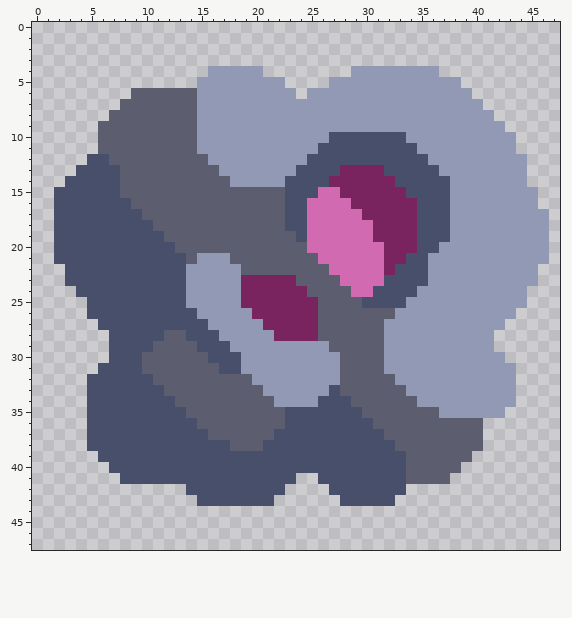
File history of a pixel-art sprite, sprites/blocks/environment/tech/metal-mesh-wall-meld1.png. The picture above was drawn from the file before the commit.
The file is 48x48 pixels.
Once edited:
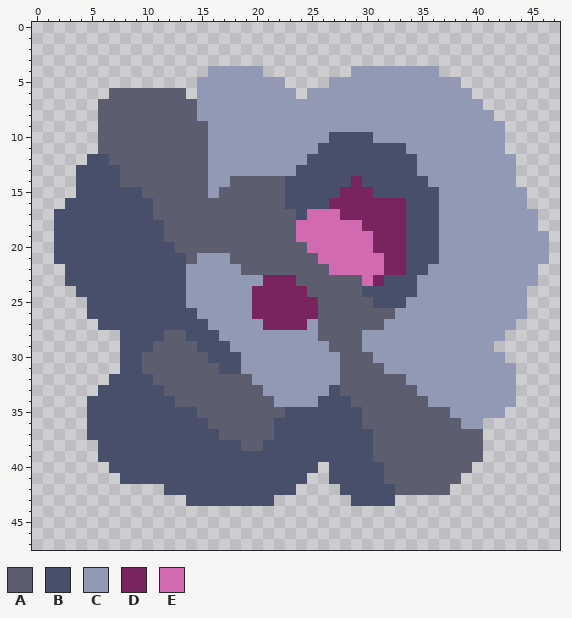
Palette (. is transparent): A #5c5e70  B #474f6b  C #9299b5  D #7a245f  E #d26ab1
From old to new:
@@ x 0..47 @@
  5 ...............CCCCCCCC....CCCCCCCCCCCC.........
- 6 .........AAAAAACCCCCCCCC.CCCCCCCCCCCCCCC........
- 7 ........AAAAAAACCCCCCCCCCCCCCCCCCCCCCCCCC.......
- 8 .......AAAAAAAACCCCCCCCCCCCCCCCCCCCCCCCCCC......
- 9 ......AAAAAAAAACCCCCCCCCCCCCCCCCCCCCCCCCCCC.....
-10 ......AAAAAAAAACCCCCCCCCCCCBBBBBBBCCCCCCCCCC....
-11 ......AAAAAAAAACCCCCCCCCCCBBBBBBBBBCCCCCCCCC....
-12 .....BBAAAAAAAAACCCCCCCCCBBBBBBBBBBBCCCCCCCCC...
-13 ....BBBBAAAAAAAAACCCCCCCBBBBDDDDBBBBBCCCCCCCC...
-14 ...BBBBBAAAAAAAAAACCCCCBBBBDDDDDDBBBBBCCCCCCC...
-15 ..BBBBBBAAAAAAAAAAAAAAABBBEEDDDDDDBBBBCCCCCCCC..
-16 ..BBBBBBBAAAAAAAAAAAAAABBEEEEDDDDDDBBBCCCCCCCC..
-17 ..BBBBBBBBAAAAAAAAAAAAABBEEEEEDDDDDBBBCCCCCCCCC.
-18 ..BBBBBBBBBAAAAAAAAAAAABBEEEEEEDDDDBBBCCCCCCCCC.
-19 ..BBBBBBBBBBAAAAAAAAAAAABEEEEEEDDDDBBBCCCCCCCCC.
-20 ..BBBBBBBBBBBAAAAAAAAAAAAEEEEEEEDDDBBCCCCCCCCCC.
-21 ..BBBBBBBBBBBBACCCAAAAAAAAEEEEEEDDBBCCCCCCCCCCC.
-22 ...BBBBBBBBBBBCCCCCAAAAAAAAEEEEEDBBBCCCCCCCCCC..
-23 ...BBBBBBBBBBBCCCCCDDDDDAAAAEEEEBBBBCCCCCCCCCC..
-24 ....BBBBBBBBBBCCCCCDDDDDDAAAAEEBBBBCCCCCCCCCC...
-25 .....BBBBBBBBBCCCCCDDDDDDDAAAABBBBCCCCCCCCCCC...
-26 .....BBBBBBBBBBCCCCCDDDDDDAAAAAAACCCCCCCCCCC....
-27 ......BBBBBBBBBBCCCCCDDDDDAAAAAACCCCCCCCCCC.....
-28 .......BBBBBAABBBCCCCCDDDDAAAAAACCCCCCCCCC......
-29 .......BBBBAAAABBBCCCCCCCCCAAAAACCCCCCCCCC......
-30 .......BBBAAAAAABBBCCCCCCCCCAAAACCCCCCCCCCC.....
-31 ......BBBBAAAAAAABBCCCCCCCCCAAAACCCCCCCCCCCC....
-32 .....BBBBBBAAAAAAAAACCCCCCCCAAAAACCCCCCCCCCC....
-33 .....BBBBBBBAAAAAAAAACCCCCCBAAAAAACCCCCCCCCC....
-34 .....BBBBBBBBAAAAAAAAACCCCBBBAAAAAACCCCCCCCC....
-35 .....BBBBBBBBBAAAAAAAAABBBBBBBAAAAAAACCCCCC.....
-36 .....BBBBBBBBBBAAAAAAAABBBBBBBBAAAAAAAAAA.......
-37 .....BBBBBBBBBBBAAAAAABBBBBBBBBBAAAAAAAAA.......
-38 .....BBBBBBBBBBBBBAAABBBBBBBBBBBBAAAAAAAA.......
-39 ......BBBBBBBBBBBBBBBBBBBBBBBBBBBBAAAAAA........
-40 .......BBBBBBBBBBBBBBBBBBBBBBBBBBBAAAAA.........
-41 ........BBBBBBBBBBBBBBBB..BBBBBBBBAAAA..........
-42 ..............BBBBBBBBB....BBBBBBB..............
-43 ...............BBBBBBB......BBBBB...............
+ 6 .......AAAAAAA.CCCCCCCCC.CCCCCCCCCCCCCCC........
+ 7 ......AAAAAAAAACCCCCCCCCCCCCCCCCCCCCCCCCC.......
+ 8 ......AAAAAAAAACCCCCCCCCCCCCCCCCCCCCCCCCCC......
+ 9 ......AAAAAAAAAACCCCCCCCCCCCCCCCCCCCCCCCCCC.....
+10 ......AAAAAAAAAACCCCCCCCCCCBBBBCCCCCCCCCCCC.....
+11 ......AAAAAAAAAACCCCCCCCCCBBBBBBBBCCCCCCCCC.....
+12 .....BBAAAAAAAAACCCCCCCCCBBBBBBBBBBCCCCCCCCC....
+13 ....BBBBAAAAAAAACCCCCCCCBBBBBBBBBBBCCCCCCCCC....
+14 ....BBBBAAAAAAAACCAAAAABBBBBBDBBBBBBCCCCCCCC....
+15 ....BBBBBBAAAAAACAAAAAABBBBBDDDBBBBBBCCCCCCCC...
+16 ...BBBBBBBBAAAAAAAAAAAABBBBDDDDDDDBBBCCCCCCCC...
+17 ..BBBBBBBBBAAAAAAAAAAAAABEEEDDDDDDBBBCCCCCCCCC..
+18 ..BBBBBBBBBBAAAAAAAAAAAAEEEEEEDDDDBBBCCCCCCCCC..
+19 ..BBBBBBBBBBAAAAAAAAAAAAEEEEEEEDDDBBBCCCCCCCCCC.
+20 ..BBBBBBBBBBBAAAAAAAAAAAAEEEEEEDDDBBBCCCCCCCCCC.
+21 ..BBBBBBBBBBBBACCCAAAAAAAAEEEEEEDDBBBCCCCCCCCCC.
+22 ...BBBBBBBBBBBCCCCCAAAAAAAAEEEEEDDBBCCCCCCCCCC..
+23 ...BBBBBBBBBBBCCCCCCCDDDAAAAAAEDBBBCCCCCCCCCCC..
+24 ....BBBBBBBBBBCCCCCCDDDDDAAAAABBBBBCCCCCCCCCC...
+25 .....BBBBBBBBBCCCCCCDDDDDDAAAAABBBCCCCCCCCCCC...
+26 .....BBBBBBBBBBCCCCCDDDDDDAAAAAAACCCCCCCCCCCC...
+27 ......BBBBBBBBBBCCCCCDDDDCAAAAAACCCCCCCCCCCC....
+28 ........BBBBAABBBCCCCCCCCCAAAACCCCCCCCCCCCC.....
+29 ........BBBAAAABBBCCCCCCCCCAAACCCCCCCCCCCC......
+30 ........BBAAAAAABBBCCCCCCCCCAAACCCCCCCCCCCC.....
+31 ........BBAAAAAAABBCCCCCCCCCAAAACCCCCCCCCCCC....
+32 .......BBBBAAAAAAAAACCCCCCCCAAAAAACCCCCCCCCC....
+33 ......BBBBBBAAAAAAAAACCCCCCBAAAAAAACCCCCCCCC....
+34 .....BBBBBBBBAAAAAAAAACCCCBBBAAAAAAACCCCCCCC....
+35 .....BBBBBBBBBBAAAAAAAABBBBBBBAAAAAAAACCCCC.....
+36 .....BBBBBBBBBBBAAAAAABBBBBBBBAAAAAAAAACC.......
+37 .....BBBBBBBBBBBBAAAAABBBBBBBBBAAAAAAAAAA.......
+38 ......BBBBBBBBBBBBBAABBBBBBBBBBAAAAAAAAAA.......
+39 ......BBBBBBBBBBBBBBBBBBBBBBBBBAAAAAAAAAA.......
+40 .......BBBBBBBBBBBBBBBBBBB.BBBBBAAAAAAAA........
+41 ........BBBBBBBBBBBBBBBBB..BBBBBAAAAAAA.........
+42 ............BBBBBBBBBBBB....BBBBBAAAAA..........
+43 ..............BBBBBBBB.......BBBB...............
 44 ................................................
